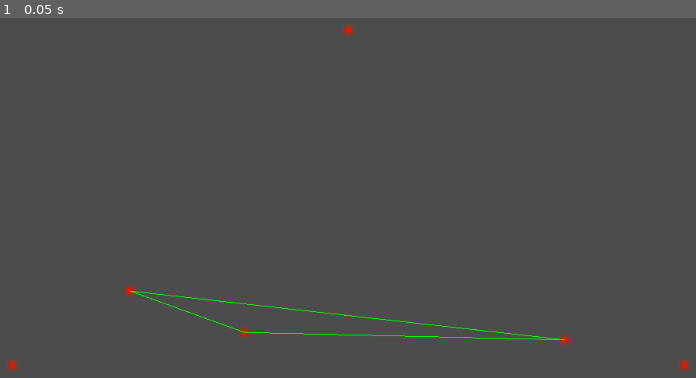
Above: before the commit, frame 1.
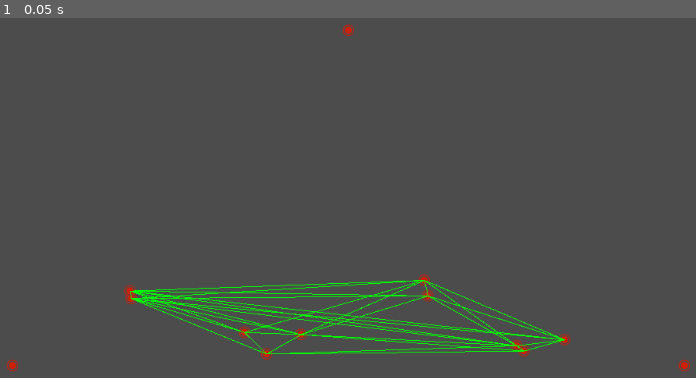
Above: after the commit, the same moment.

Repository: Dead-Rabbit/GodotDelaunay
Game: Godot game, scene res://scenes/Delaunay.tscn
Two runs of this game, one before a commit and one after it. Both use one fixed random seed, a clock stepped at 60 frames per second and the inputs below.
Inputs:
- Up to frame 1 (0.05 s): no input

The runs differ from the first frame. In frame 1, 2.8% of the frame differs, in the area x 17-82%, y 71-95%.

Commit message:
大改之前

Diff:
--- a/scripts/baseClass/DelaunayTriangle.gd
+++ b/scripts/baseClass/DelaunayTriangle.gd
@@ -65,7 +65,6 @@
 
 # 判断点是否在外接圆右侧
 func checkIfPointOutSideOnRight(point):
-#	return point.x > center.x + radius
 	var dis = self.center.distance_to(Vector2(point.x, point.y))
 	var dx = point.x - self.center.x
 	return dx > 0 and dis > self.radius
--- a/scripts/delaunayControl.gd
+++ b/scripts/delaunayControl.gd
@@ -10,7 +10,7 @@
 var area_bottom = 500
 
 # 点相关
-var pointNum = 3
+var pointNum = 10
 var points = []
 var superTrianglePoints = []
 
